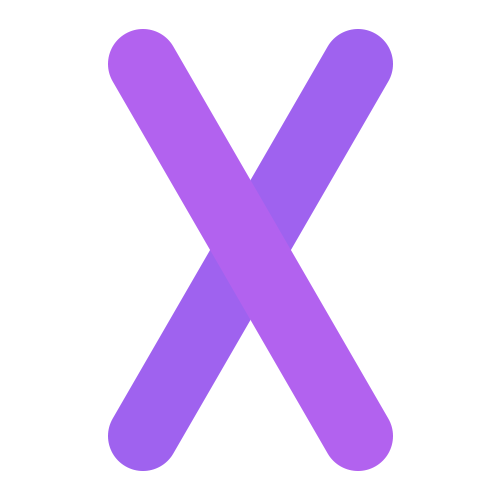
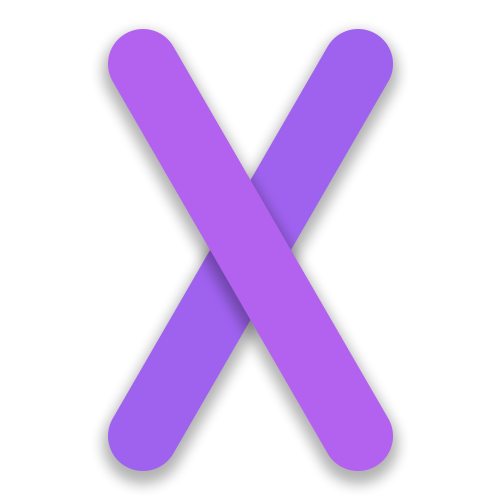
Layers edited between the first and the second w=500, h=500 image:
pixels changed over [93,22,408,494] (layer not identified)
